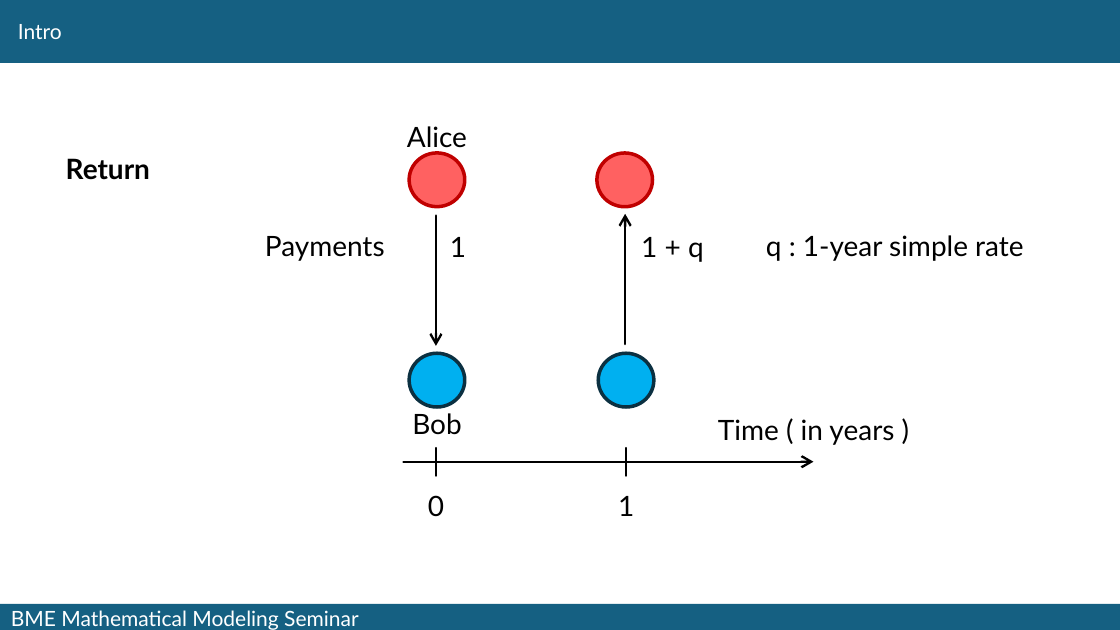
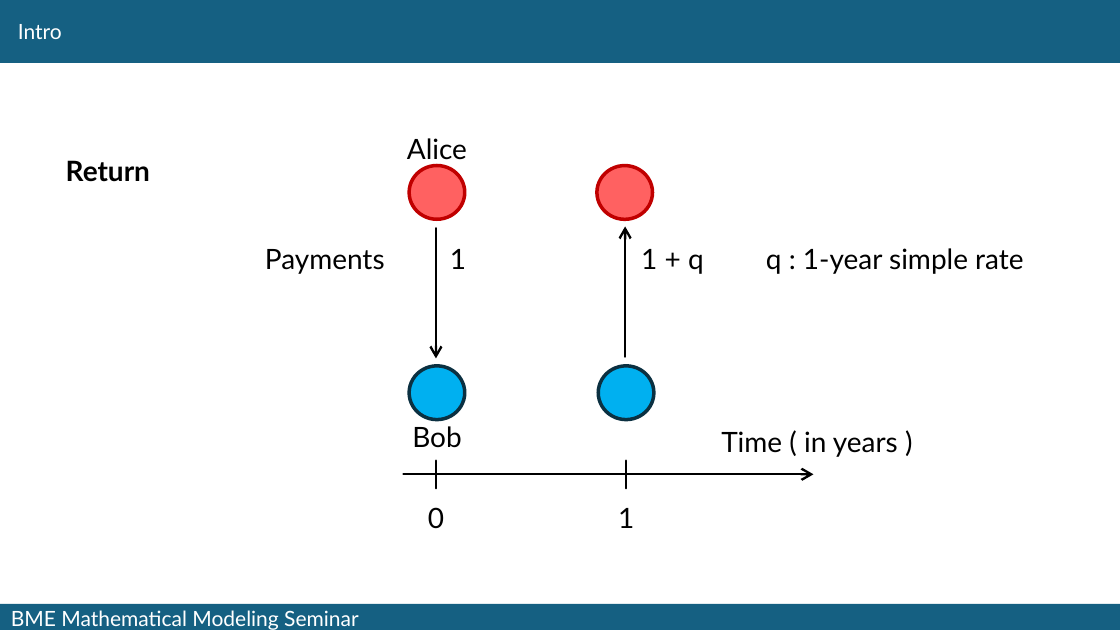
Before and after one commit to fij/btup, a slide deck: slide 5 of MMS_2024_09_10/Farkas_2024_09_10.pptx. Drawn at 1120x630 pixels with LibreOffice and Linux fonts; fonts in the diff are those of the drawing. Boxes give left, top, right and bottom in pixels: in the first picture for what was removed or moved away, otherwise in the second. Text is boxed around its words. In the diff, an @@ line names an element or a change of style, - is before the commit and + after.

```diff
--- a/MMS_2024_09_10/Farkas_2024_09_10.pptx
+++ b/MMS_2024_09_10/Farkas_2024_09_10.pptx
@@ 8 texts, 3 arrows, 2 ellipses: place and size @@
-8 texts, 3 arrows, 2 ellipses at <box>265,126,1023,517</box>
+8 texts, 3 arrows, 2 ellipses at <box>265,138,1023,529</box>
@@ text "Time ( in years )": place and size @@
-text "Time ( in years )" at <box>718,419,894,445</box>
+text "Time ( in years )" at <box>721,431,898,457</box>
@@ 2 ellipses, 2 lines: place and size @@
-2 ellipses, 2 lines at <box>409,354,654,476</box>
+2 ellipses, 2 lines at <box>409,366,654,488</box>
```
Also in this commit, not shown: 4 other slides changed, 1 slide added, 3 slides removed.
